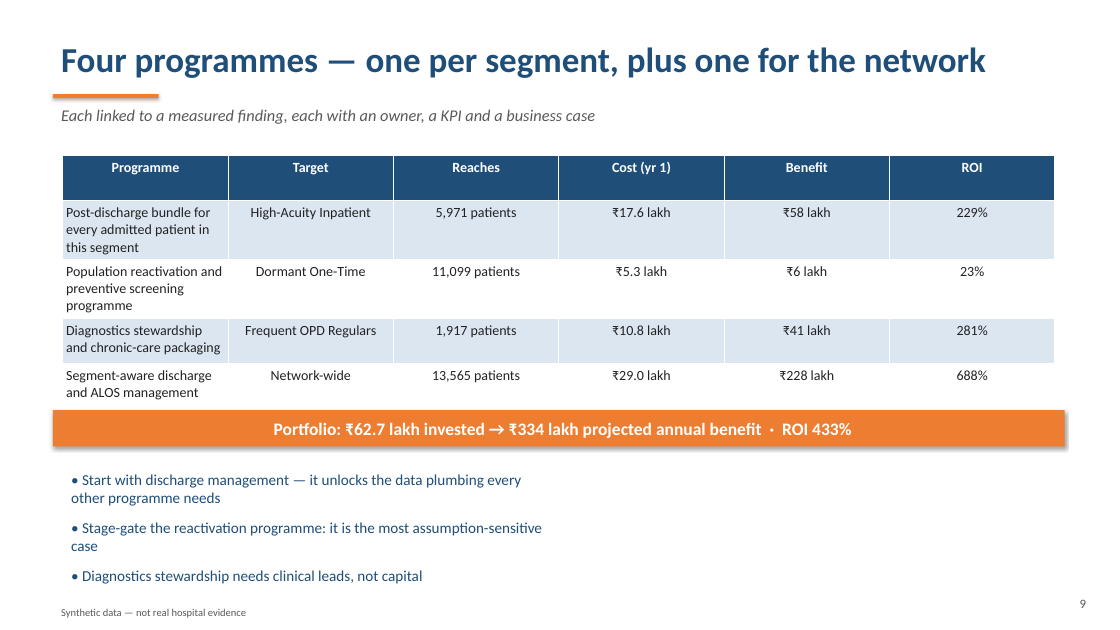
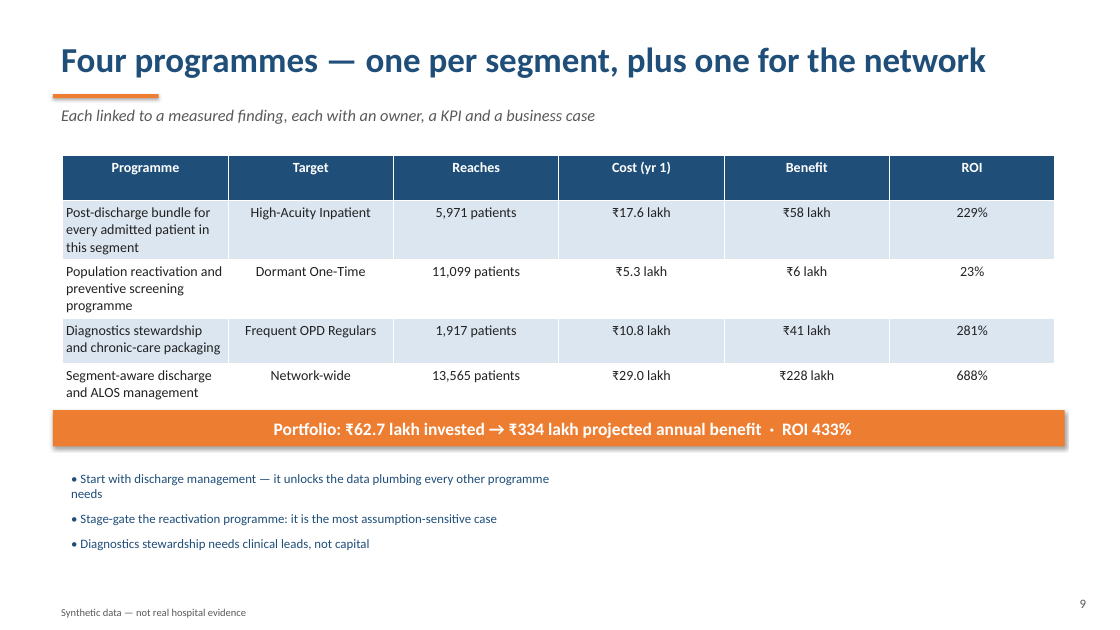
Before and after one commit to appureddy1102-cloud/hospital-segmentation-study, a slide deck: slide 9 of reports/Hospital_Segmentation_Study_Deck.pptx. Drawn at 1120x630 pixels with LibreOffice and Linux fonts; fonts in the diff are those of the drawing. Boxes give left, top, right and bottom in pixels: in the first picture for what was removed or moved away, otherwise in the second. Text is boxed around its words. In the diff, an @@ line names an element or a change of style, - is before the commit and + after.

Commit message:
fix(deck): auto-fit bullet lists so no shape overflows the 16:9 canvas
The bullets() helper used a fixed Cm(12) text-box height, so slides with
dense or long bullets ran past the bottom edge (5 of 12 slides). Height is
now derived from the space remaining above the footer, and the font is
stepped down from 15pt until the estimated text block fits, floored at 11pt.
Verified: 0 shapes outside the canvas, 0 bullets below 11pt.

```diff
--- a/reports/Hospital_Segmentation_Study_Deck.pptx
+++ b/reports/Hospital_Segmentation_Study_Deck.pptx
@@ text "• Start with discharge management ..." at (x1=71, y1=474, x2=549, y2=550): size 13 to 11 pt; less space between paragraphs @@
```
Also in this commit, not shown: 7 other slides changed, 2 other files.
